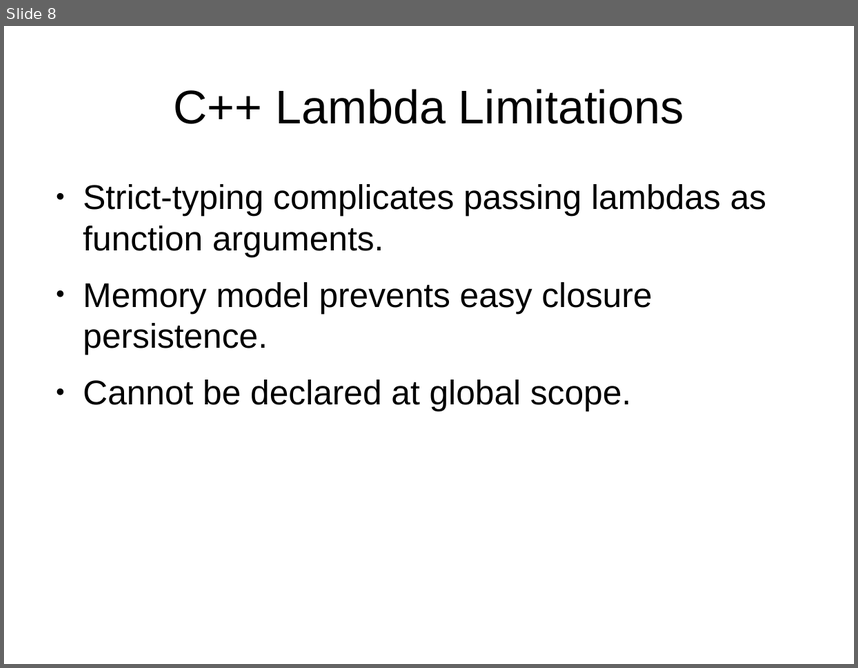
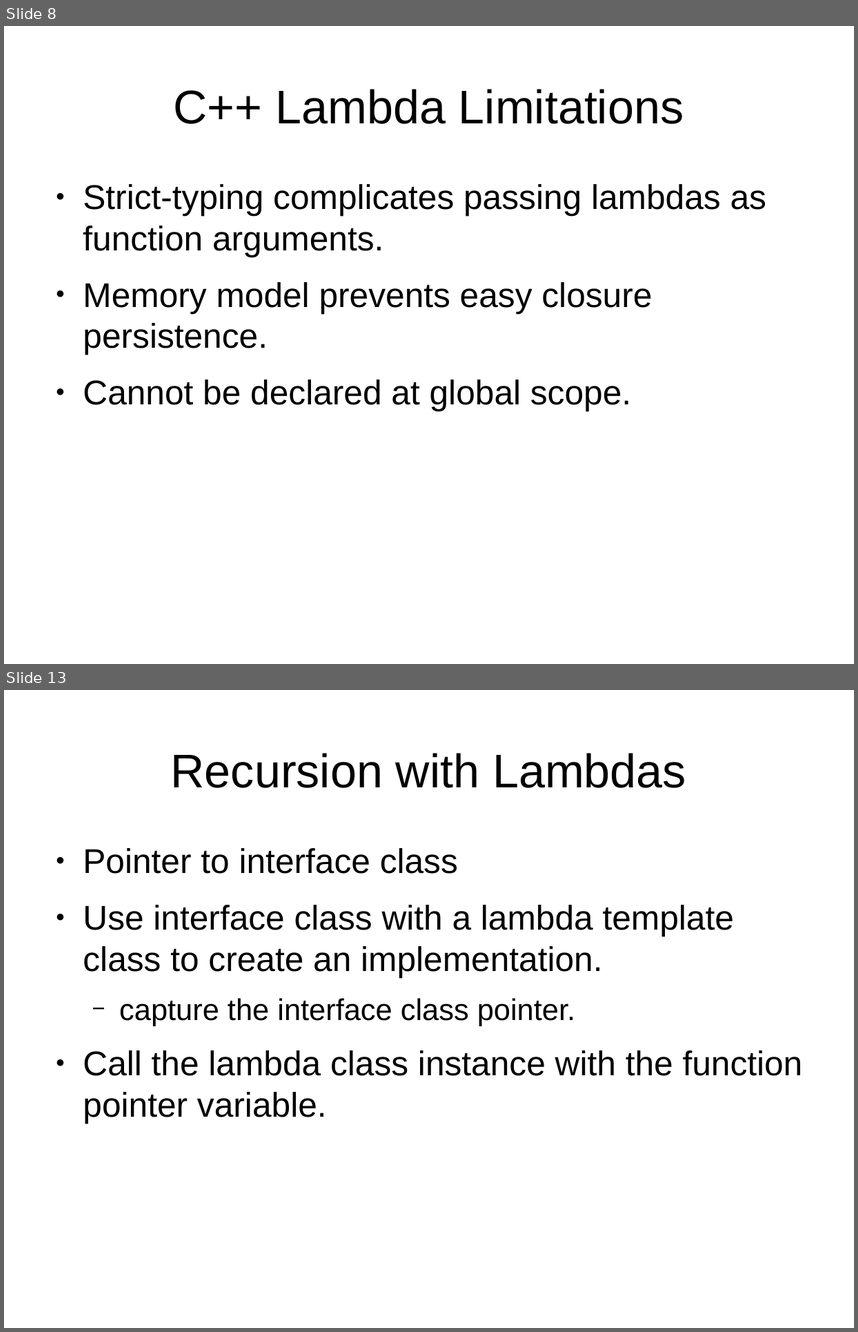
Before and after one commit to cjungmann/lambda_talk, a slide deck: lambda.odp. Shown one above the other, each under a label of ours: slide 8 before the commit, slides 8 and 13 after it; the slides between them are not shown. The pictures are 858x668 and 858x1332 pixels, drawn with LibreOffice and Linux fonts; fonts in the diff are those of the drawing. Boxes give left, top, right and bottom in pixels: in the first picture for what was removed or moved away, otherwise in the second. Text is boxed around its words. In the diff, an @@ line names an element or a change of style, - is before the commit and + after.

```diff
--- a/lambda.odp
+++ b/lambda.odp
@@ slide 13 added at (4, 690, 854, 1328), background #FFFFFF @@
@@ title added at (171, 753, 686, 788), 44 pt, text #000000 @@
+Recursion with Lambdas
@@ text added at (83, 848, 803, 1123), 32 pt, text #000000 @@
+● Pointer to interface class
+● Use interface class with a lambda template class to create an implementation.
+  − capture the interface class pointer.
+● Call the lambda class instance with the function pointer variable.
```
Also in this commit, not shown: 6 slides changed, 3 other slides added, 1 slide removed.
